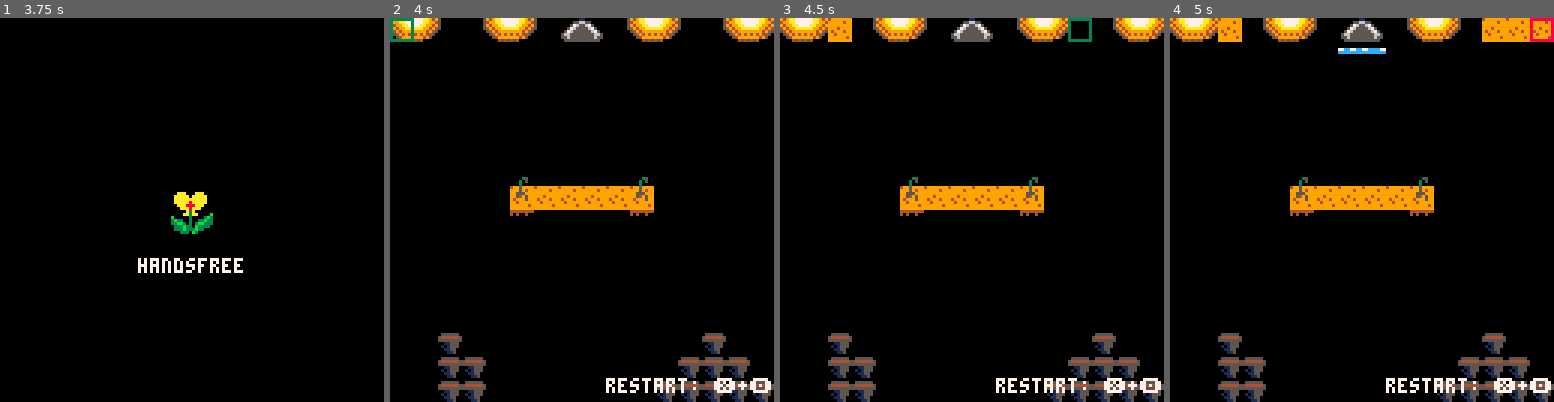
Above: before the commit, frames 1-4 (left to right).
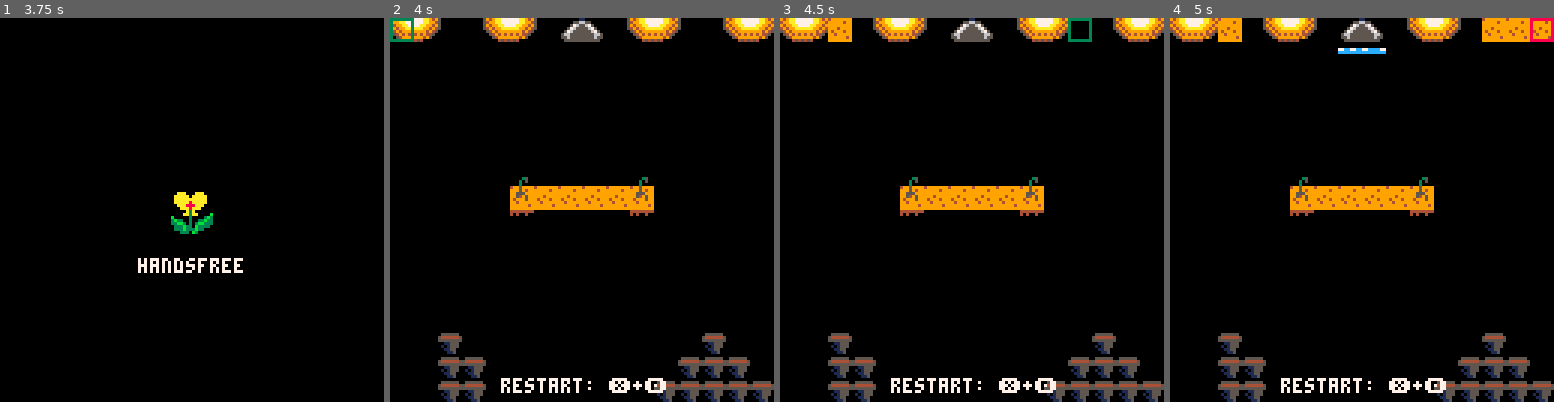
Above: after the commit, the same moments.

Repository: t-mw/herbarium
Game: PICO-8 cartridge ld38.p8
Two runs of this game, one before a commit and one after it. Both use one fixed random seed, a clock stepped at 60 frames per second and the inputs below.
Inputs:
- Up to frame 1 (3.75 s): tap X (X key) at 0.33, 1.07, 1.85, 2.97 s; tap O (Z key) at 0.7, 1.7, 2.1, 2.5, 2.9, 3.3, 3.7 s; hold Right 1.6-2.1 s; hold Up 2.15-2.42 s; hold Right 2.47-3.03 s; hold Left 3.08-3.58 s; hold Down from 3.63 s (still down)
- Up to frame 2 (4 s): release Down at 3.97 s
- Up to frame 3 (4.5 s): hold Right from 4.02 s (still down); tap X (X key) at 4.08 s; tap O (Z key) at 4.1 s
- Up to frame 4 (5 s): tap O (Z key) at 4.5, 4.9 s; release Right at 4.68 s; hold Up from 4.73 s (still down)

Frame 1 is identical in both runs. In frame 2, 1.1% of the frame differs, in the area x 28-100%, y 93-98%; in frame 3, 1.1%; in frame 4, 1.1%.

Commit message:
Center restart text

Diff:
--- a/ld38.p8
+++ b/ld38.p8
@@ -586,16 +586,16 @@
 
 function draw_restart_message()
   local msg = ""
-  local x = 127
+  local x = 64
 
   if state_restarting then
     for i=1,flr(state_restart_countdown / 4) do
       msg = msg.."|"
-      x -= 4
+      x -= 4 / 2
     end
   else
     msg = "restart: ❎+🅾️"
-    x -= 55
+    x -= flr(55 / 2)
   end
 
   print(msg, x, 120, 7)
